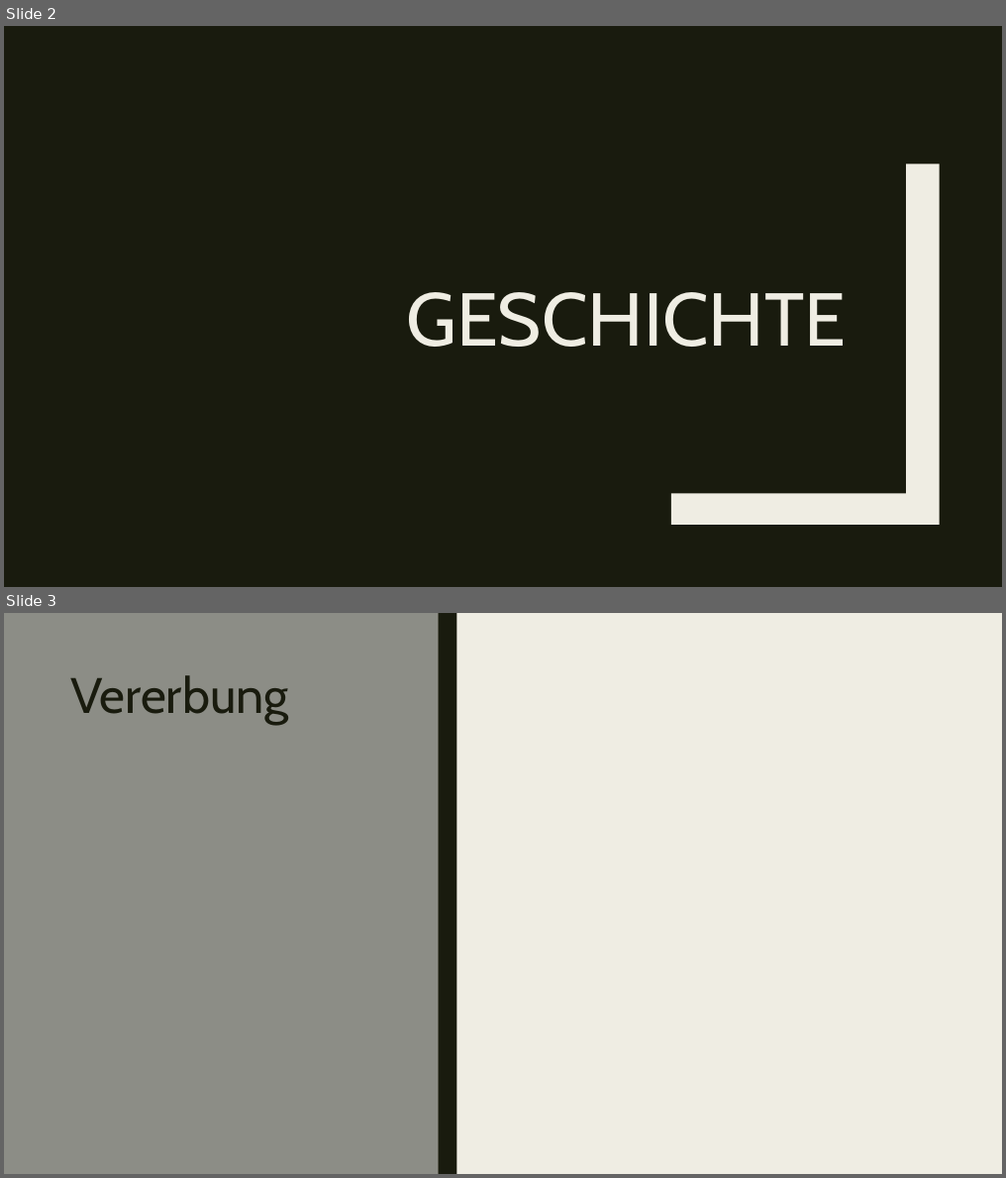
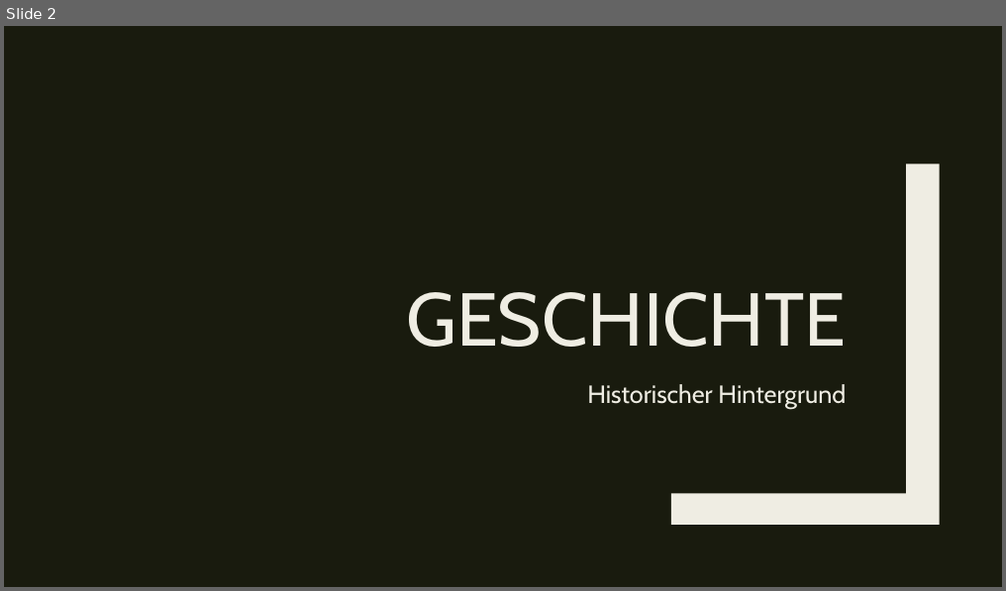
Before and after one commit to WahresDoUFi/Barcamp, a slide deck: composition_over_inheritance.pptx. Shown one above the other, each under a label of ours: slides 2 and 3 before the commit, slide 2 after it. The pictures are 1006x1178 and 1006x591 pixels, drawn with LibreOffice and Linux fonts; fonts in the diff are those of the drawing. Boxes give left, top, right and bottom in pixels: in the first picture for what was removed or moved away, otherwise in the second. Text is boxed around its words. In the diff, an @@ line names an element or a change of style, - is before the commit and + after.

```diff
--- a/composition_over_inheritance.pptx
+++ b/composition_over_inheritance.pptx
@@ slide 3 removed at (x1=4, y1=613, x2=1002, y2=1174), background #EFEDE3 @@
@@ rectangle removed at (x1=4, y1=613, x2=439, y2=1174) @@
@@ rectangle removed at (x1=439, y1=613, x2=456, y2=1174) @@
@@ title removed at (x1=70, y1=675, x2=288, y2=724) @@
-Vererbung
@@ slide 2 changed as well @@
@@ text added at (x1=587, y1=384, x2=846, y2=409), 24 pt, text #EFEDE3 @@
+Historischer Hintergrund
```
Also in this commit, not shown: 1 other slide changed, 7 slides added.
